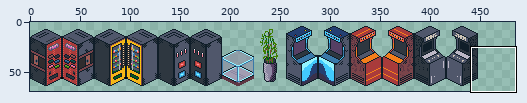
A sprite sheet gets an edit: res/props.png. Above, an overview of the earlier version with the close-up marked.
Close-up. Before the commit:
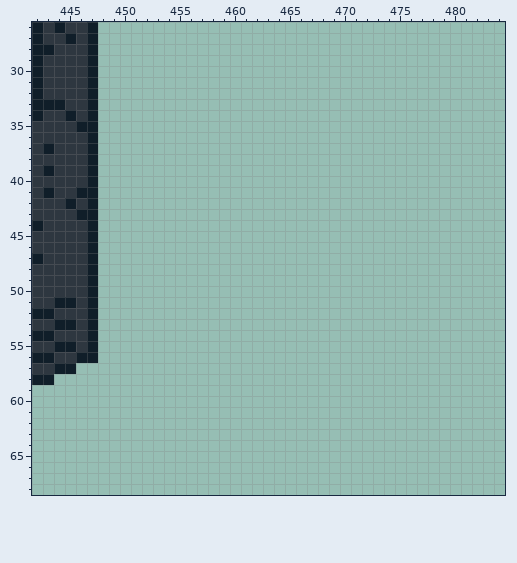
The file is 512x512 pixels. Shown: x 442..484, y 26..68. The wide view leaves out empty margins.
Now the later version:
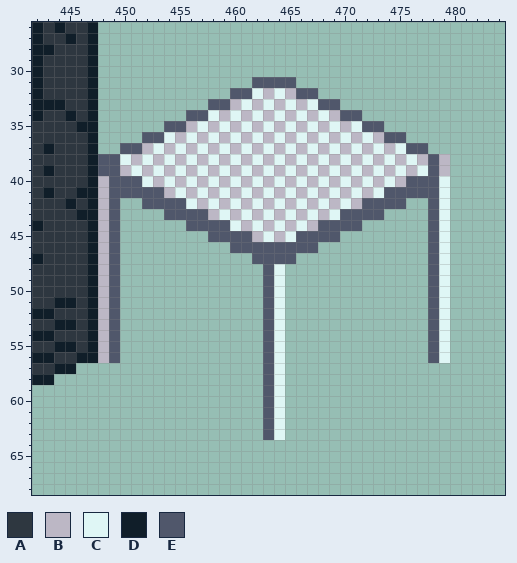
Palette (. is transparent): A #2e3740  B #bcb7c5  C #dff6f5  D #101e29  E #50576b
Difference:
Colour B now appears in row 32 at x 463 and 465; in row 33 at x 460, 462, 464 and 466; in row 34 at x 459, 461, 463, 465, 467 and 469; in row 35 at x 456, 458, 460, 462, 464, 466, 468 and 470; in row 36 at x 455, 457, 459, 461, 463, 465, 467, 469, 471 and 473; in row 37 at x 452, 454, 456, 458, 460, 462, 464, 466, 468, 470, 472 and 474.
Colour B now appears in row 38 at x 451, 453, 455, 457, 459, 461, 463, 465, 467, 469, 471, 473, 475, 477 and 479; in row 39 at x 450, 452, 454, 456, 458, 460, 462, 464, 466, 468, 470, 472, 474, 476 and 479; in row 40 at x 448, 453, 455, 457, 459, 461, 463, 465, 467, 469, 471, 473 and 475; in row 41 at x 448, 454, 456, 458, 460, 462, 464, 466, 468, 470 and 472; in row 42 at x 448, 457, 459, 461, 463, 465, 467, 469 and 471; in row 43 at x 448, 458, 460, 462, 464, 466 and 468.
Colour B now appears in row 44 at x 448, 461, 463, 465 and 467; in row 45 at x 448, 462 and 464; in rows 46 to 56 at x 448.
Colour C now appears in row 32 at x 462 and 464; in row 33 at x 461, 463, 465 and 467; in row 34 at x 458, 460, 462, 464, 466 and 468; in row 35 at x 457, 459, 461, 463, 465, 467, 469 and 471; in row 36 at x 454, 456, 458, 460, 462, 464, 466, 468, 470 and 472; in row 37 at x 453, 455, 457, 459, 461, 463, 465, 467, 469, 471, 473 and 475.
Colour C now appears in row 38 at x 450, 452, 454, 456, 458, 460, 462, 464, 466, 468, 470, 472, 474 and 476; in row 39 at x 451, 453, 455, 457, 459, 461, 463, 465, 467, 469, 471, 473, 475 and 477; in row 40 at x 452, 454, 456, 458, 460, 462, 464, 466, 468, 470, 472, 474 and 479; in row 41 at x 455, 457, 459, 461, 463, 465, 467, 469, 471, 473 and 479; in row 42 at x 456, 458, 460, 462, 464, 466, 468, 470 and 479; in row 43 at x 459, 461, 463, 465, 467, 469 and 479.
Colour C now appears in row 44 at x 460, 462, 464, 466 and 479; in row 45 at x 463, 465 and 479; in rows 46 to 47 at x 479; in rows 48 to 56 at x 464 and 479; in rows 57 to 63 at x 464.
Colour E now appears in row 31 at x 462 to 465; in row 32 at x 460 to 461 and 466 to 467; in row 33 at x 458 to 459 and 468 to 469; in row 34 at x 456 to 457 and 470 to 471; in row 35 at x 454 to 455 and 472 to 473; in row 36 at x 452 to 453 and 474 to 475.
Colour E now appears in row 37 at x 450 to 451 and 476 to 477; in rows 38 to 39 at x 448 to 449 and 478; in row 40 at x 449 to 451 and 476 to 478; in row 41 at x 449 to 453 and 474 to 478; in row 42 at x 449, 452 to 455, 472 to 475 and 478; in row 43 at x 449, 454 to 457, 470 to 473 and 478.
Colour E now appears in row 44 at x 449, 456 to 459, 468 to 471 and 478; in row 45 at x 449, 458 to 461, 466 to 469 and 478; in row 46 at x 449, 460 to 467 and 478; in row 47 at x 449, 462 to 465 and 478; in rows 48 to 56 at x 449, 463 and 478; in rows 57 to 63 at x 463.
Pixel boxes of the changes (left, top, right, bottom) in both close-ups:
added: (98, 77, 450, 440)
